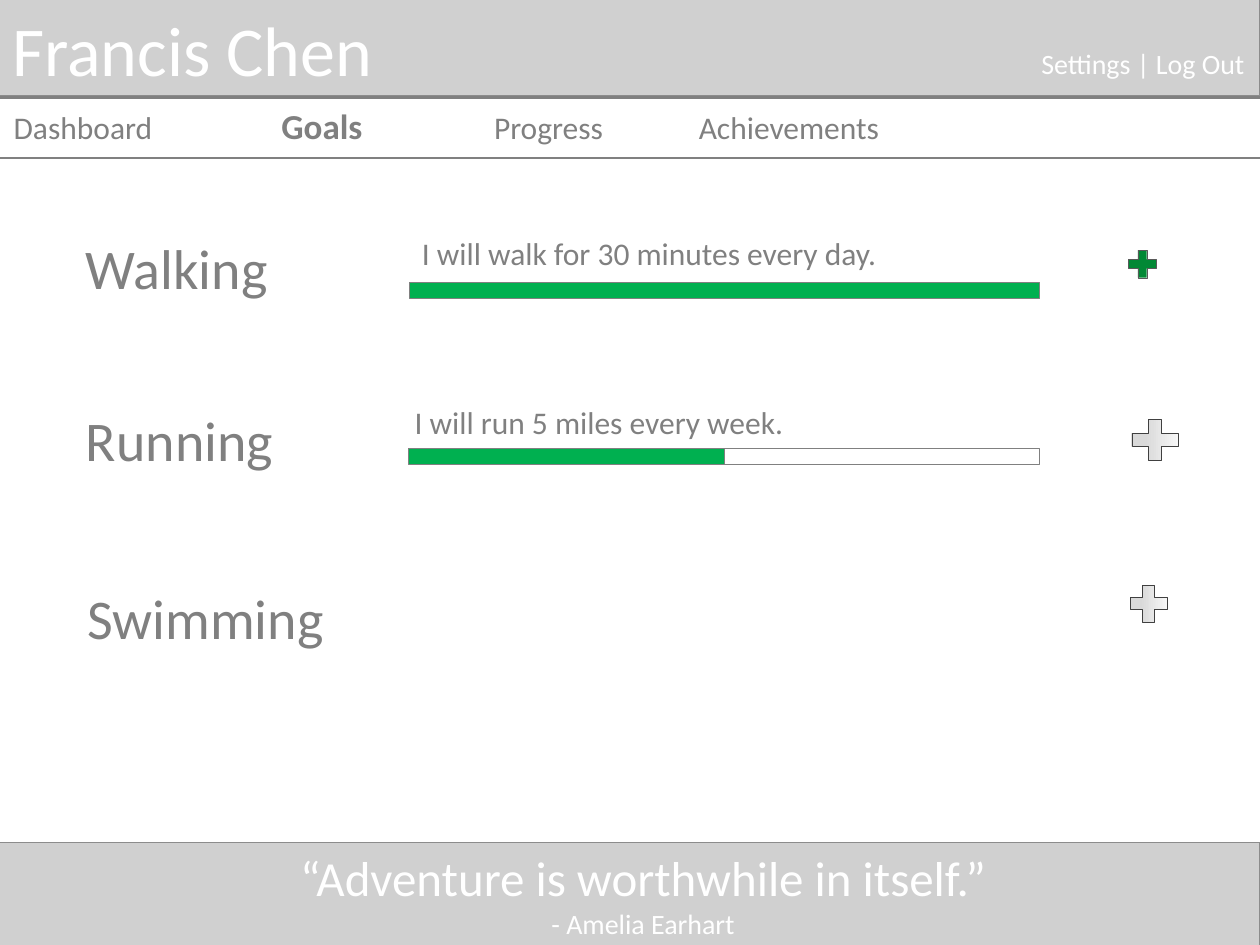
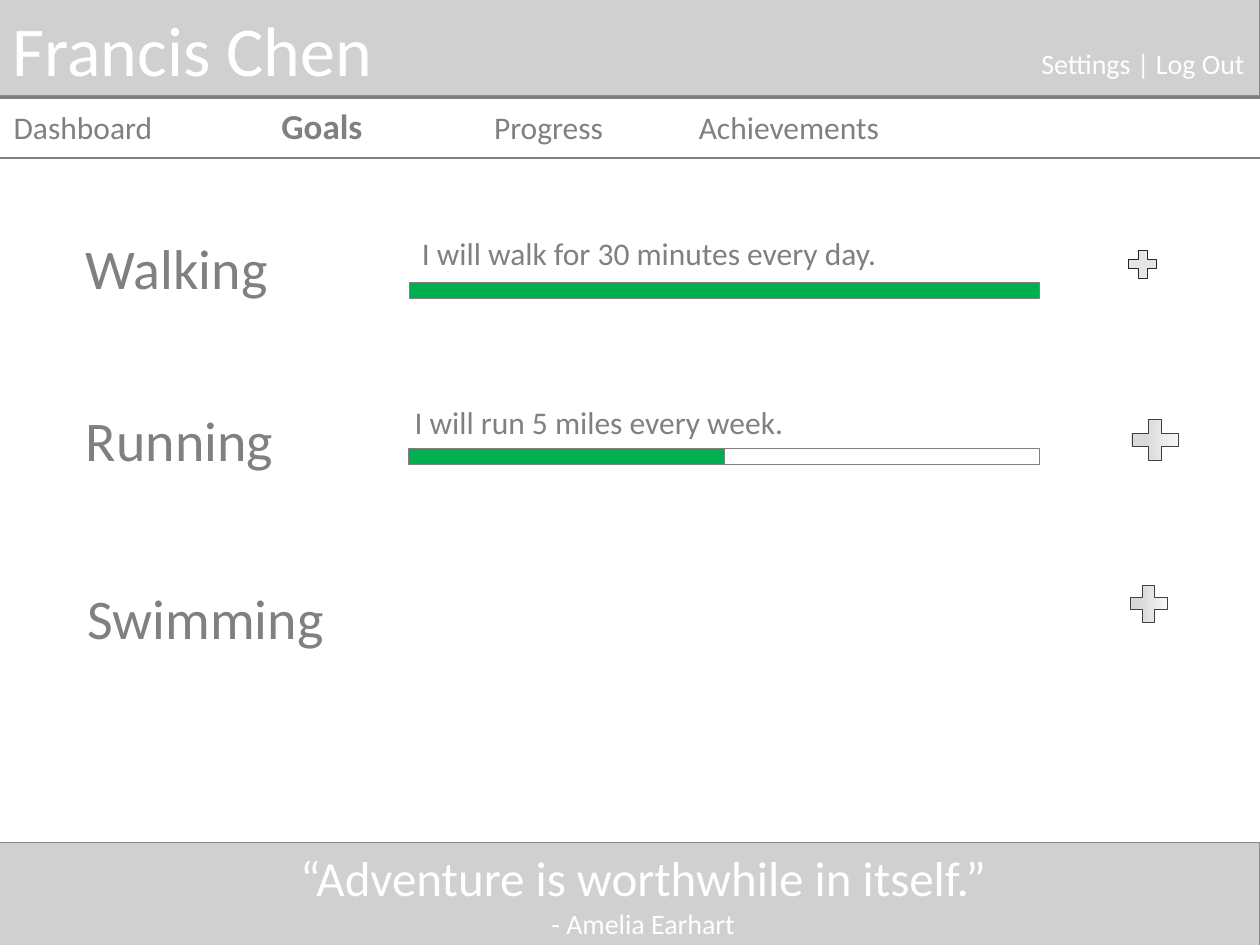
Before and after one commit to fxchen12/AlphaBrosPublic, a slide deck: slide 1 of docs/Mockups/First Draft/Draft Goals Mockup.pptx. Drawn at 1260x945 pixels with LibreOffice and Linux fonts; fonts in the diff are those of the drawing; grey boxes stand for pictures. Boxes give left, top, right and bottom in pixels: in the first picture for what was removed or moved away, otherwise in the second. Text is boxed around its words. In the diff, an @@ line names an element or a change of style, - is before the commit and + after.

```diff
--- a/docs/Mockups/First Draft/Draft Goals Mockup.pptx
+++ b/docs/Mockups/First Draft/Draft Goals Mockup.pptx
@@ plus sign at bbox=[1124, 244, 1162, 282]: fill #028835 to #E6E6E6; outline #595959 0.25 pt to #262626 0.25 pt @@
```
Also in this commit, not shown: 45 other files.
